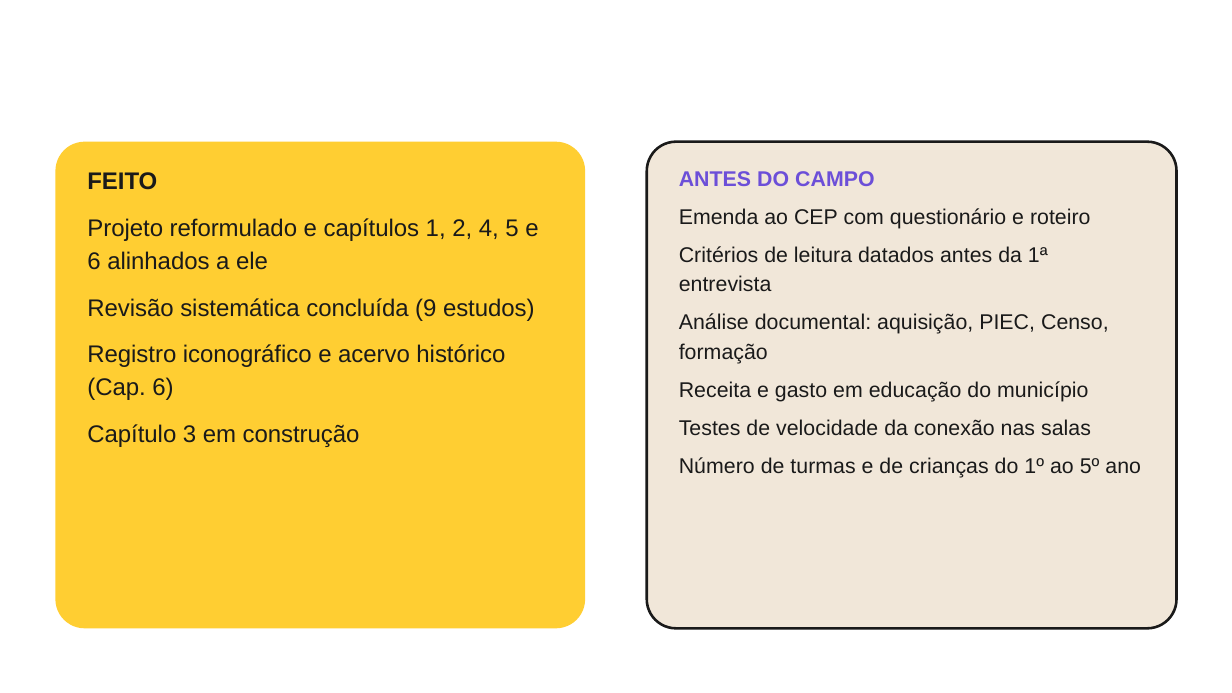
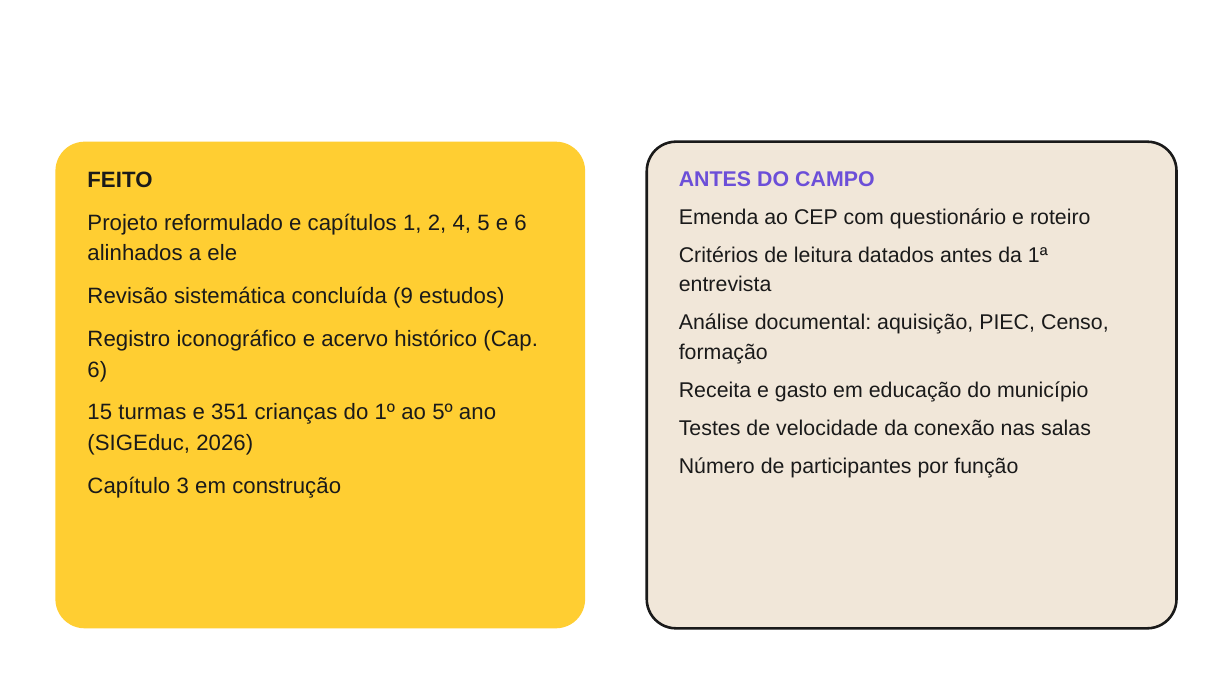
Before and after one commit to yzynya-beep/Tese, a slide deck: slide 35 of apresentacao_qualificacao/Qualificacao_PowerPoint.pptx. Drawn at 1232x693 pixels with LibreOffice and Linux fonts; fonts in the diff are those of the drawing; background and template pictures are left out. Boxes give left, top, right and bottom in pixels: in the first picture for what was removed or moved away, otherwise in the second. Text is boxed around its words. In the diff, an @@ line names an element or a change of style, - is before the commit and + after.

```diff
--- a/apresentacao_qualificacao/Qualificacao_PowerPoint.pptx
+++ b/apresentacao_qualificacao/Qualificacao_PowerPoint.pptx
@@ text at (87, 171, 537, 498): size 18.7 to 17.3 pt in "FEITO", "Projeto reformulado e capítulos 1, 2, 4, ...", "Revisão sistemática concluída (9 estudos)", "Registro iconográfico e acervo histórico (Cap. 6)" and 1 more places; less space between paragraphs @@
@@ text at (87, 403, 496, 455): paragraph added @@
+15 turmas e 351 crianças do 1º ao 5º ano (SIGEduc, 2026)
@@ text at (679, 457, 1018, 478): text changed @@
-Número de turmas e de crianças do 1º ao 5º ano
+Número de participantes por função
```
Also in this commit, not shown: 5 other files.
